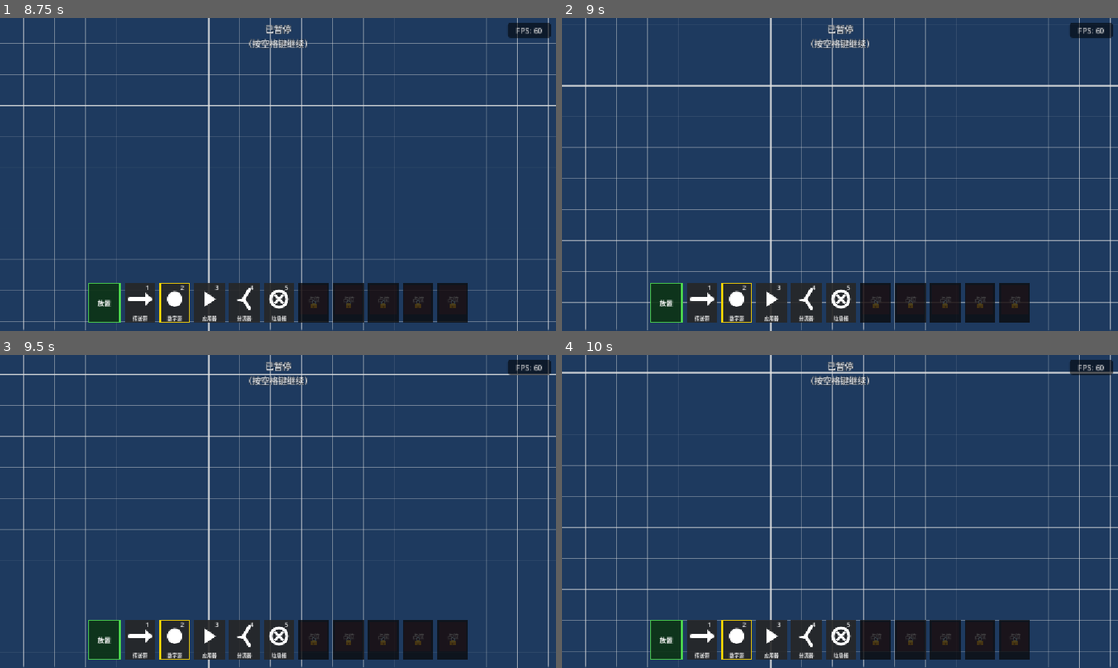
Above: before the commit, frames 1-4 (two rows, left to right).
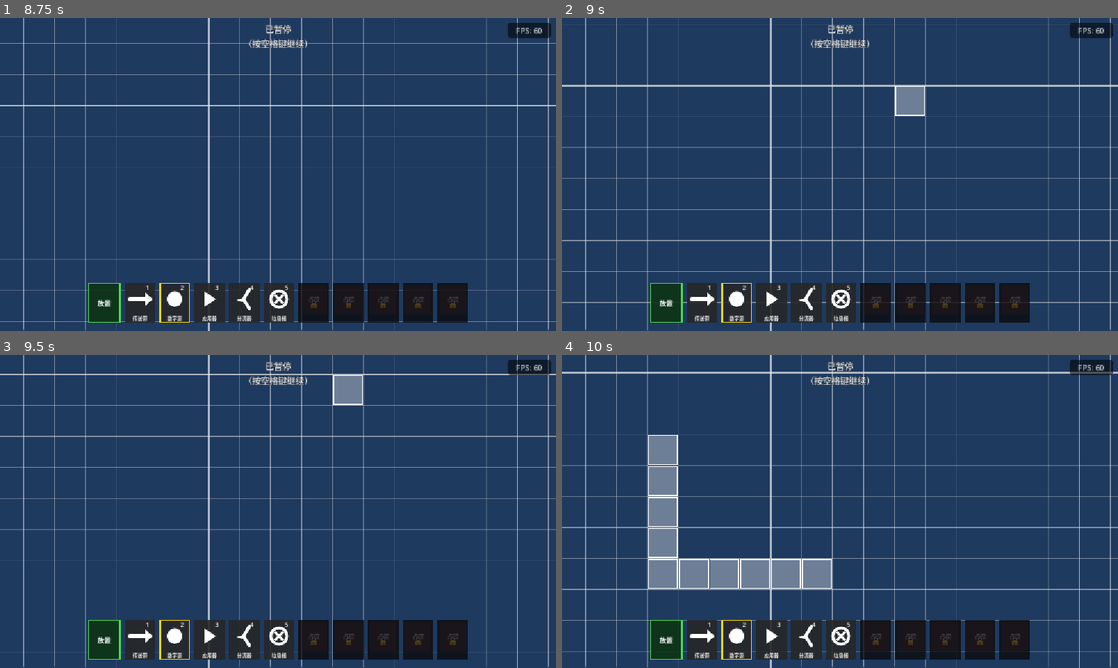
Above: after the commit, the same moments.

Repository: liuyun847/demo
Game: Godot game, scene res://scenes/main.tscn
The game is run twice, just before and just after one commit, with the same random seed, the same clock (stepped at 60 frames per second) and the same inputs.
Inputs (mouse positions are in pixels of both pictures, inside the frame that each line leads up to):
- Up to frame 1 (8.75 s): click "开始游戏" at 0.5 s; tap Enter at 1.25, 2.75, 5 s; drag from (139, 302) to (333, 105) at 1.27 s; tap Space (toggle_pause) at 2, 4.25, 5.75 s; drag from (172, 302) to (250, 237) at 2.02 s; move the mouse to (211, 302) at 2.77 s; hold D (move_right) 2.78-3.5 s; right-click (211, 302) at 2.85 s; click (211, 302) at 2.92 s; drag from (244, 302) to (111, 127) at 3.52 s; drag from (278, 302) to (305, 174) at 4.27 s; drag from (311, 302) to (194, 96) at 5.02 s; move the mouse to (350, 302) at 5.77 s; hold S (move_down) 5.78-6.5 s; tap 2 (slot_2) at 5.85 s; click (350, 302) at 5.92 s; drag from (383, 302) to (166, 190) at 6.52 s; drag from (417, 302) to (333, 105) at 7.27 s; drag from (450, 302) to (250, 237) at 8.02 s
- Up to frame 2 (9 s): move the mouse to (895, 105) at 8.77 s; hold S (move_down) from 8.78 s (still down); tap 6 (slot_6) at 8.85 s
- Up to frame 3 (9.5 s): keep holding S (move_down)
- Up to frame 4 (10 s): release S (move_down) at 9.5 s; drag from (812, 574) to (673, 464) at 9.52 s

Frame 1 is identical in both runs. In frame 2, 0.5% of the frame differs, in the area x 59-66%, y 21-32%; in frame 3, 0.5%; in frame 4, 5.1%, in the area x 15-49%, y 25-75%.
Error before the commit: Parse Error: Identifier "BeltConnection" not declared in the current scope. (res://scripts/building/building_manager.gd:103)

Commit message:
feat: 带子连接视觉——BeltConnection 连接分析与节点绘制
- 新增 BeltConnection.compute 纯静态分析: feed/feeds/exits/taps/fed_by 每格连接信息(含多上游合流/T 形抽取/机器供给)

- BeltNode/BeltSplitterNode 按连接缓存绘制连续连接带(直线/圆角转弯/Y 形/端口接驳), 无缓存回退旧式方向箭头

- MachineNode 端口连接高亮环: 输入被喂=绿环, 输出有承接=白环

- BuildingManager 在建筑增删/清空时刷新 belt_connections 缓存并重绘节点

Diff:
--- /dev/null
+++ b/scripts/machine/belt_connection.gd
@@ -0,0 +1,184 @@
+class_name BeltConnection
+extends RefCounted
+
+## 传送带连接分析（纯静态，无节点依赖，可直接单元测试）。
+## 为每格传送带（含传送带+分流器一体建筑）计算邻居连接信息，供节点绘制
+## 连续连接带/转弯/T 型接驳/端口供料视觉：
+##   feed   ：主喂入边（-1 = 无上游，视觉从格心起画；多条上游时取第一条）
+##   feeds  ：全部喂入边（多上游合流格每条都画带，避免一条入流无带体衔接）
+##   exits  ：物品从哪些边离开本格（带子=自身方向；一体建筑=四向）
+##   taps   ：本格被哪些机器输入口抽取（机器相对本格的偏移，画 T 形支路）
+##   fed_by ：哪些机器的输出口正对本格（机器相对本格的偏移，画接驳短线）
+## 消费方契约：taps/fed_by 存"机器相对本格的轴向单位偏移"，绘制端直接当方向向量乘
+## 系数使用；禁止改回格子坐标（曾因此画出节点外的 45° 白条/超长支路）。
+## 判定规则（与 ItemSimulator 语义一致）：
+##   - 上游带：邻格带子方向迎向本格（N + dir == 本格 → 喂入）
+##   - 机器输出口 == 本格 → 喂入（如数字源出口正对带格）
+##   - 本格 ∈ 机器输入口 → 该机器抽取（taps；一体建筑的视觉输入口除外）
+##   - 机器本体格贴脸直传不经过带子，不在此表范围内（机器侧另行绘制）
+
+# 无上游哨兵
+const NO_FEED: int = -1
+
+## 计算全部带格连接信息，返回 Dictionary[Vector2i, Dictionary]
+static func compute(buildings: Dictionary) -> Dictionary:
+	var result: Dictionary = {}
+	for cell: Vector2i in buildings.keys():
+		var data: BuildingData = buildings[cell] as BuildingData
+		if data == null:
+			continue
+		if MachineSpec.is_belt(data.building_type):
+			result[cell] = _compute_belt_cell(buildings, cell, data, [])
+		elif MachineSpec.is_belt_splitter(data.building_type):
+			# 一体建筑：与带子同样的喂入/抽取分析，出口取四向（get_outs 已返回）
+			var exits: Array[int] = []
+			for off: Vector2i in MachineSpec.get_outs(data.building_type, data.direction):
+				exits.append(offset_to_dir(off))
+			result[cell] = _compute_belt_cell(buildings, cell, data, exits)
+	return result
+
+## 计算单个带格（data 是带子或一体建筑的数据）
+static func _compute_belt_cell(buildings: Dictionary, cell: Vector2i, data: BuildingData, extra_exits: Array[int]) -> Dictionary:
+	var info := {
+		"feed": NO_FEED,
+		"feeds": [],
+		"exits": [],
+		"taps": [],
+		"fed_by": [],
+	}
+	# 出口：自身方向（+ 一体建筑的额外口）
+	var exits: Array[int] = [data.direction]
+	for d: int in extra_exits:
+		if not exits.has(d):
+			exits.append(d)
+	info["exits"] = exits
+	# 喂入边 + 机器抽取 + 机器供给
+	var feeds: Array[int] = []
+	for off: Vector2i in DIR_OFFSETS_ALL:
+		var n: Vector2i = cell + off
+		var n_data: BuildingData = buildings.get(n) as BuildingData
+		if n_data == null:
+			continue
+		if MachineSpec.is_belt(n_data.building_type) or MachineSpec.is_belt_splitter(n_data.building_type):
+			# 上游带/一体建筑（带子语义）→ 喂入；一体建筑的视觉输入口不参与抽取（其输入=自身格）
+			if n_data.direction == offset_to_dir(-off):
+				var edge_dir := offset_to_dir(off)
+				if not feeds.has(edge_dir):
+					feeds.append(edge_dir)
+			continue
+		if not MachineSpec.is_machine(n_data.building_type):
+			continue
+		# 机器：输出口正对本格 → 喂入本格；输入口正对本格 → 本格被抽取
+		# taps/fed_by 记录机器相对本格的偏移（绘制端直接当方向向量用）
+		# 数字源（无方向）：四周相邻带格全部视为被喂入（fed_by），无需对齐输出口
+		if MachineSpec.get_kind(n_data.building_type) == MachineSpec.KIND_NUM_SOURCE:
+			(info["fed_by"] as Array).append(off)
+			continue
+		# 四向分流器：输入口覆盖四周（可能顺带抽取 → 保留 taps），输出不定向
+		# （轮询选择 → 不画 fed_by 接驳短线，由机器本体十字骨架表达输出）
+		var is_splitter: bool = (
+			MachineSpec.get_kind(n_data.building_type) == MachineSpec.KIND_SPLITTER
+			or MachineSpec.get_kind(n_data.building_type) == MachineSpec.KIND_BELT_SPLITTER
+		)
+		# 垃圾桶：输入=本体格（带子推入，由带格出口箭头表达）与面槽（贴脸投递），
+		# 不从带格顺带抽取 → 不画 taps；无输出 → 不画 fed_by
+		var is_trash: bool = MachineSpec.get_kind(n_data.building_type) == MachineSpec.KIND_TRASH
+		var ins: Array[Vector2i] = MachineSpec.get_ins(n_data.building_type, n_data.direction)
+		var outs: Array[Vector2i] = MachineSpec.get_outs(n_data.building_type, n_data.direction)
+		if not is_trash and ins.has(-off):
+			(info["taps"] as Array).append(off)
+		if not is_splitter and not is_trash and outs.has(-off):
+			(info["fed_by"] as Array).append(off)
+	info["feeds"] = feeds
+	info["feed"] = feeds[0] if not feeds.is_empty() else NO_FEED
+	return info
+
+## 偏移向量 → 方向编号（0东 1南 2西 3北）
+static func offset_to_dir(off: Vector2i) -> int:
+	match off:
+		Vector2i(1, 0):
+			return MachineSpec.DIR_E
+		Vector2i(0, 1):
+			return MachineSpec.DIR_S
+		Vector2i(-1, 0):
+			return MachineSpec.DIR_W
+		_:
+			return MachineSpec.DIR_N
+
+# ---------- 绘制助手（BeltNode / BeltSplitterNode 共用；节点坐标系=格心原点） ----------
+
+const BAND_COLOR: Color = Color("#b9c7d9")
+const BAND_EDGE_COLOR: Color = Color(0.16, 0.17, 0.22, 0.85)
+const CHEVRON_COLOR: Color = Color(1, 1, 1, 0.9)
+const TAP_COLOR: Color = Color(0.55, 0.95, 0.65, 0.9)
+const TAP_EDGE_LEN: float = 10.0
+
+## 绘制一格带子的连接带：每条 feed 边（无上游则由格心起）→ 每条 exit 边，
+## 弯折处画圆角；被机器顺带抽取时画 T 形支路（taps 为机器相对本格的偏移）；
+## 机器输出口正对本格时画输入接驳短线（fed_by 为机器相对本格的偏移）。
+static func draw_band(node: CanvasItem, info: Dictionary) -> void:
+	var feeds: Array = info.get("feeds", [])
+	var exits: Array = info.get("exits", [])
+	var taps: Array = info.get("taps", [])
+	var fed_by: Array = info.get("fed_by", [])
+	var half := GameConfig.CELL_SIZE / 2.0
+	# 无上游时单条从格心起画（feed=-1）；多上游时每条喂入边各画一段
+	var feed_dirs: Array = feeds if not feeds.is_empty() else [NO_FEED]
+	for d: int in exits:
+		for f: int in feed_dirs:
+			# 四向分流器出口含上游方向时跳过同向段（防往返线/零长度段）
+			if f != NO_FEED and f == d:
+				continue
+			var start := Vector2.ZERO if f == NO_FEED else Vector2(MachineSpec.dir_to_offset(f)) * half
+			var mid := Vector2.ZERO
+			var end := Vector2(MachineSpec.dir_to_offset(d)) * half
+			_draw_band_segment(node, start, mid, end)
+	# 机器输出口直投本格：画从机器侧边中点向内接驳的短线（输入汇入带体）
+	for machine_off: Vector2i in fed_by:
+		var dv := Vector2(machine_off)
+		node.draw_line(dv * (half - TAP_EDGE_LEN), dv * (half * 0.42), BAND_COLOR, 5.0, true)
+	# T 形支路：本带被机器输入口顺带抽取（与流向垂直时形成 T 接）
+	for tap_off: Vector2i in taps:
+		var dirv := Vector2(tap_off)
+		# 与某条出口同向时不重复画（带体已指向机器）
+		var redundant := false
+		for d: int in exits:
+			if MachineSpec.dir_to_offset(d) == tap_off:
+				redundant = true
+				break
+		if redundant:
+			continue
+		var start := dirv * (half * 0.55)
+		var end := dirv * (half - TAP_EDGE_LEN)
+		node.draw_line(start, end, TAP_COLOR, 5.0, true)
+		_draw_tip(node, end, Vector2(dirv), TAP_COLOR, 5.0)
+
+## 单条带段：起点(边中点或格心) → 格心 → 终点(边中点)，圆角 + 中心暗线 + 雪弗龙
+static func _draw_band_segment(node: CanvasItem, start: Vector2, mid: Vector2, end: Vector2) -> void:
+	var pts := PackedVector2Array([start, mid, end])
+	node.draw_polyline(pts, BAND_COLOR, 14.0, true)
+	node.draw_circle(mid, 7.0, BAND_COLOR)
+	node.draw_polyline(pts, BAND_EDGE_COLOR, 3.0, true)
+	# 出口方向雪弗龙
+	var dirv := (end - start).normalized()
+	var base := mid.lerp(end, 0.62)
+	var tip := base + dirv * 6.0
+	var perp := Vector2(-dirv.y, dirv.x)
+	node.draw_colored_polygon(
+		PackedVector2Array([tip, base + perp * 4.2, base - perp * 4.2]),
+		CHEVRON_COLOR
+	)
+
+## 小箭头尖（T 支路/供给指向机器时用）
+static func _draw_tip(node: CanvasItem, base: Vector2, dir: Vector2, color: Color, size: float) -> void:
+	var tip := base + dir.normalized() * size
+	var perp := Vector2(-dir.y, dir.x)
+	node.draw_colored_polygon(
+		PackedVector2Array([tip, base + perp * size * 0.7, base - perp * size * 0.7]),
+		color
+	)
+
+## 四方向偏移（喂入/抽取扫描用）
+const DIR_OFFSETS_ALL: Array[Vector2i] = [
+	Vector2i(1, 0), Vector2i(0, 1), Vector2i(-1, 0), Vector2i(0, -1),
+]
--- a/scripts/machine/belt_node.gd
+++ b/scripts/machine/belt_node.gd
@@ -4,6 +4,8 @@
 ## 传送带节点：持有朝向并绘制推进箭头。
 ## 朝向 (direction)：0东 1南 2西 3北（MachineSpec.DIR_*，与数据一致）。
 ## 物品推进由 ItemSimulator 负责，节点仅负责视觉。
+## 视觉：底格 + 内槽 + 连接带（BeltConnection.compute 结果）——带子按邻居关系
+## 绘制连续连接带（直线/转弯/T 接/端口供料），无连接信息时回退旧式方向箭头。
 
 var direction: int = MachineSpec.DIR_E
 var building_type: String = MachineSpec.T_BELT
@@ -28,16 +30,23 @@
 	var size := float(GameConfig.BUILDING_SIZE)
 	var color: Color = MachineSpec.get_color(MachineSpec.T_BELT)
 	# 底色
-	draw_rect(Rect2(-half, -half, size, size), Color(color, 0.55))
+	draw_rect(Rect2(-half, -half, size, size), Color(color, 0.35))
 	draw_rect(Rect2(-half, -half, size, size), Color(0.2, 0.2, 0.2), false, 2.0)
 	# 内槽（物品承载面）
 	var inset := 10.0
 	draw_rect(Rect2(-half + inset, -half + inset, size - inset * 2.0, size - inset * 2.0),
 		Color(0.15, 0.15, 0.18, 0.6))
-	# 方向箭头
-	_draw_arrow(direction)
+	# 连接带（从 BuildingManager 的连接缓存读取；无缓存时回退旧样式）
+	var bm := get_parent() as BuildingManager
+	var info: Dictionary = {}
+	if bm != null:
+		info = bm.belt_connections.get(grid_position, {})
+	if info.is_empty():
+		_draw_arrow(direction)
+	else:
+		BeltConnection.draw_band(self, info)
 
-## 绘制朝向箭头（三角形）
+## 绘制旧式朝向箭头（三角形；无连接信息时的回退）
 func _draw_arrow(dir: int) -> void:
 	var tip := Vector2.ZERO
 	var base_dir := Vector2.ZERO
--- a/scripts/machine/belt_splitter_node.gd
+++ b/scripts/machine/belt_splitter_node.gd
@@ -3,7 +3,7 @@
 
 ## 传送带+分流器一体建筑节点（分流器放在传送带上时自动转换）。
 ## 视觉=传送带底（底色/内槽/方向箭头）+ 分流器盒体（复用 MachineNode 绘制）。
-## 物品流由 ItemSimulator 处理：物品经上游带流入本格，分流器交替送前/左口。
+## 物品流由 ItemSimulator 处理：物品经上游带流入本格（自身格优先读取），四向均分轮询输出。
 
 func _init() -> void:
 	building_type = MachineSpec.T_BELT_SPLITTER
@@ -11,25 +11,41 @@
 ## 一体建筑的工具提示：注明自带传送带层
 func get_tooltip_summary() -> Dictionary:
 	var summary := super.get_tooltip_summary()
-	summary["行为"] = "装在传送带上：交替分流（前口/左口）"
-	summary["传送带"] = "物品沿带流入本格，分流后继续流动"
+	summary["行为"] = "装在传送带上：四向分流（任意口进出，均分轮询，不阻塞）"
+	summary["传送带"] = "物品沿带流入本格（自身格优先读取），分流后继续流动"
 	return summary
 
 func _draw() -> void:
 	_build_belt_base()
 	super._draw()
 
-## 传送带底：与 BeltNode 同风格（底色 + 内槽 + 方向箭头）
+## 传送带底：与 BeltNode 同风格（底色 + 内槽 + 连接带/Y 形出口）
 func _build_belt_base() -> void:
 	var half := GameConfig.BUILDING_SIZE / 2.0
 	var size := float(GameConfig.BUILDING_SIZE)
 	var color: Color = MachineSpec.get_color(MachineSpec.T_BELT)
-	draw_rect(Rect2(-half, -half, size, size), Color(color, 0.55))
+	draw_rect(Rect2(-half, -half, size, size), Color(color, 0.35))
 	draw_rect(Rect2(-half, -half, size, size), Color(0.2, 0.2, 0.2), false, 2.0)
 	var inset := 10.0
 	draw_rect(Rect2(-half + inset, -half + inset, size - inset * 2.0, size - inset * 2.0),
 		Color(0.15, 0.15, 0.18, 0.6))
-	_draw_direction_arrow(direction)
+	# 出口 = 四向（均分轮询）；无连接信息时回退四向十字短线
+	var bm := get_parent() as BuildingManager
+	var info: Dictionary = {}
+	if bm != null:
+		info = bm.belt_connections.get(grid_position, {})
+	if info.is_empty():
+		_draw_four_way_stubs()
+	else:
+		BeltConnection.draw_band(self, info)
+
+## 四向十字短线：无连接信息时表示"任意口进出"（对称，不画方向箭头）
+func _draw_four_way_stubs() -> void:
+	var half := GameConfig.CELL_SIZE / 2.0
+	for off: Vector2i in [Vector2i(1, 0), Vector2i(0, 1), Vector2i(-1, 0), Vector2i(0, -1)]:
+		var dv := Vector2(off)
+		draw_line(dv * (half * 0.5), dv * (half - 6.0), BeltConnection.BAND_COLOR, 5.0, true)
+		BeltConnection._draw_tip(self, dv * (half - 6.0), dv, Color(0.9, 0.9, 0.95, 0.95), 5.0)
 
 ## 方向箭头（三角形，复制 BeltNode 视角；后续可提取共用，暂且保持独立）
 func _draw_direction_arrow(dir: int) -> void:
--- /dev/null
+++ b/tests/unit/test_belt_connection.gd
@@ -0,0 +1,148 @@
+extends GutTest
+
+## BeltConnection 连接分析单元测试：带子连接/转向视觉的数据源。
+
+var _buildings: Dictionary = {}
+
+func before_each() -> void:
+	_buildings = {}
+
+func after_each() -> void:
+	_buildings = {}
+
+func _bd(type_id: String, dir: int = MachineSpec.DIR_E) -> BuildingData:
+	var d := BuildingData.new()
+	d.building_type = type_id
+	d.direction = dir
+	return d
+
+func _info(cell: Vector2i) -> Dictionary:
+	var computed := BeltConnection.compute(_buildings)
+	return computed.get(cell, {})
+
+# ---------- 基本连接 ----------
+
+func test_straight_chain_links_back_and_front() -> void:
+	_buildings[Vector2i(1, 0)] = _bd(MachineSpec.T_BELT, MachineSpec.DIR_E)
+	_buildings[Vector2i(2, 0)] = _bd(MachineSpec.T_BELT, MachineSpec.DIR_E)
+	var info: Dictionary = _info(Vector2i(2, 0))
+	assert_eq(info.get("feed", -99), MachineSpec.DIR_W, "下游带应被同向上游带喂入")
+	assert_eq(info.get("exits", []), [MachineSpec.DIR_E], "出口 = 自身方向")
+	assert_eq(info.get("taps", []), [], "无机器抽取")
+	assert_eq(info.get("fed_by", []), [], "无机器供给")
+
+func test_first_belt_of_chain_no_feed() -> void:
+	# 直线链首带：无带子上游（机器供给只记录 fed_by，不算 feed）
+	_buildings[Vector2i(1, 0)] = _bd(MachineSpec.T_BELT)
+	_buildings[Vector2i(2, 0)] = _bd(MachineSpec.T_BELT)
+	var info: Dictionary = _info(Vector2i(1, 0))
+	assert_eq(info.get("feed", -99), BeltConnection.NO_FEED, "首带无上游带子")
+	assert_eq(info.get("fed_by", []), [], "首带也无机器供给")
+
+func test_corner_turn_geometry() -> void:
+	# 存档第二行合流布局: (2,-4) E → (3,-4) S → (3,-3) E
+	_buildings[Vector2i(2, -4)] = _bd(MachineSpec.T_BELT, MachineSpec.DIR_E)
+	_buildings[Vector2i(3, -4)] = _bd(MachineSpec.T_BELT, MachineSpec.DIR_S)
+	_buildings[Vector2i(3, -3)] = _bd(MachineSpec.T_BELT, MachineSpec.DIR_E)
+	var info34: Dictionary = _info(Vector2i(3, -4))
+	assert_eq(info34.get("feed", -99), MachineSpec.DIR_W, "拐角带从西侧被喂入")
+	assert_eq(info34.get("feeds", []), [MachineSpec.DIR_W])
+	assert_eq(info34.get("exits", []), [MachineSpec.DIR_S], "拐角带向南出")
+	var info33: Dictionary = _info(Vector2i(3, -3))
+	assert_eq(info33.get("feed", -99), MachineSpec.DIR_N, "北向带喂入同向输出带（T 合流角）")
+	assert_eq(info33.get("exits", []), [MachineSpec.DIR_E])
+
+func test_merge_cell_records_all_feeds() -> void:
+	# 西带朝 E 与 北带朝 S 同时喂入同一带格: feeds 应记录两条喂入边
+	_buildings[Vector2i(0, 0)] = _bd(MachineSpec.T_BELT, MachineSpec.DIR_E)
+	_buildings[Vector2i(1, -1)] = _bd(MachineSpec.T_BELT, MachineSpec.DIR_S)
+	_buildings[Vector2i(1, 0)] = _bd(MachineSpec.T_BELT, MachineSpec.DIR_E)
+	var info: Dictionary = _info(Vector2i(1, 0))
+	assert_eq(info.get("feeds", []), [MachineSpec.DIR_W, MachineSpec.DIR_N], "合流格应记录两条喂入边")
+	assert_eq(info.get("feed", -99), MachineSpec.DIR_W, "主喂入边=第一条（扫描序 E→S→W→N）")
+
+func test_dead_end_belt_keeps_exit() -> void:
+	_buildings[Vector2i(0, 0)] = _bd(MachineSpec.T_BELT)
+	var info: Dictionary = _info(Vector2i(0, 0))
+	assert_eq(info.get("exits", []), [MachineSpec.DIR_E], "孤立带仍指向自身方向")
+	assert_eq(info.get("feed", -99), BeltConnection.NO_FEED)
+
+# ---------- 机器供给 / 抽取 ----------
+
+func test_machine_output_feeds_belt_cell() -> void:
+	# 数字源(0,-1) E 输出口 == 带格 (1,-1)
+	_buildings[Vector2i(0, -1)] = _bd(MachineSpec.T_NUM_SOURCE)
+	_buildings[Vector2i(1, -1)] = _bd(MachineSpec.T_BELT)
+	var info: Dictionary = _info(Vector2i(1, -1))
+	assert_eq(info.get("fed_by", []), [Vector2i(-1, 0)], "数字源输出口应喂入带格（fed_by 记录相对偏移）")
+	assert_eq(info.get("feed", -99), BeltConnection.NO_FEED, "机器供给不算带子上游（band 从中心起画）")
+
+func test_belt_cell_as_machine_input_taps() -> void:
+	# 存档第一行: 带格 (1,-3) 是分流器 (2,-3) 的输入口 → 顺带抽取（T 形支路）
+	_buildings[Vector2i(1, -3)] = _bd(MachineSpec.T_BELT)
+	_buildings[Vector2i(2, -3)] = _bd(MachineSpec.T_SPLITTER)
+	var info: Dictionary = _info(Vector2i(1, -3))
+	assert_eq(info.get("taps", []), [Vector2i(1, 0)], "带格是机器输入口 → taps 记录机器相对偏移")
+
+func test_num_source_feeds_any_adjacent_belt_cell() -> void:
+	# 数字源（无方向）：四周相邻带格全部视为被喂入（fed_by），无需对齐输出口
+	_buildings[Vector2i(0, -1)] = _bd(MachineSpec.T_NUM_SOURCE)  # 源在北侧
+	_buildings[Vector2i(0, 0)] = _bd(MachineSpec.T_BELT)
+	var info: Dictionary = _info(Vector2i(0, 0))
+	assert_eq(info.get("fed_by", []), [Vector2i(0, -1)], "源在北侧 → 带格 fed_by 记录相对偏移")
+	assert_eq(info.get("feed", -99), BeltConnection.NO_FEED, "数字源不是带子上游（band 从中心起画）")
+
+func test_num_source_does_not_tap_belt() -> void:
+	# 数字源无输入口：相邻带格不应产生 taps（抽取）支路
+	_buildings[Vector2i(0, 0)] = _bd(MachineSpec.T_NUM_SOURCE)
+	_buildings[Vector2i(1, 0)] = _bd(MachineSpec.T_BELT)
+	var info: Dictionary = _info(Vector2i(1, 0))
+	assert_eq(info.get("taps", []), [], "数字源不抽取带格物品")
+	assert_eq(info.get("fed_by", []), [Vector2i(-1, 0)], "源应喂入相邻带格")
+
+func test_belt_splitter_four_exits() -> void:
+	_buildings[Vector2i(0, 0)] = _bd(MachineSpec.T_BELT)
+	_buildings[Vector2i(1, 0)] = _bd(MachineSpec.T_BELT_SPLITTER)
+	var info: Dictionary = _info(Vector2i(1, 0))
+	assert_eq(info.get("feed", -99), MachineSpec.DIR_W, "上游带喂入一体建筑")
+	assert_eq(info.get("exits", []), [MachineSpec.DIR_E, MachineSpec.DIR_S, MachineSpec.DIR_W, MachineSpec.DIR_N], "一体建筑出口 = 四向")
+
+func test_belt_splitter_body_receives_machine_output() -> void:
+	# 一体建筑格是带子语义：分流器四向输入口覆盖一体建筑格 → 保留 taps（可能抽取）；
+	# 分流器输出不定向（轮询）→ 不画 fed_by
+	_buildings[Vector2i(0, 0)] = _bd(MachineSpec.T_SPLITTER)
+	_buildings[Vector2i(1, 0)] = _bd(MachineSpec.T_BELT_SPLITTER)
+	var info: Dictionary = _info(Vector2i(1, 0))
+	assert_eq(info.get("fed_by", []), [], "四向分流器不画 fed_by（输出不定向）")
+	assert_eq(info.get("taps", []), [Vector2i(-1, 0)], "四向分流器 ins 覆盖 → 保留 taps（可能抽取）")
+
+func test_trash_does_not_tap_belt() -> void:
+	# 垃圾桶不从带格顺带抽取（输入=本体格推入/面槽投递）：相邻带格不应产生 taps
+	_buildings[Vector2i(0, 0)] = _bd(MachineSpec.T_TRASH)
+	_buildings[Vector2i(1, 0)] = _bd(MachineSpec.T_BELT)
+	var info: Dictionary = _info(Vector2i(1, 0))
+	assert_eq(info.get("taps", []), [], "垃圾桶不抽取带格物品")
+	assert_eq(info.get("fed_by", []), [], "垃圾桶无输出，不画 fed_by")
+
+func test_taps_fed_by_offsets_are_axial() -> void:
+	# 回归防护：绘制端把 taps/fed_by 当方向向量用，存储必须是四方向单位偏移
+	# （曾误存机器格子坐标，绘制时画出节点外的 45° 白条/超长支路）
+	var axial: Array[Vector2i] = [
+		Vector2i(1, 0), Vector2i(0, 1), Vector2i(-1, 0), Vector2i(0, -1)]
+	_buildings[Vector2i(1, -3)] = _bd(MachineSpec.T_BELT)
+	_buildings[Vector2i(2, -3)] = _bd(MachineSpec.T_SPLITTER)
+	_buildings[Vector2i(0, -1)] = _bd(MachineSpec.T_NUM_SOURCE)
+	_buildings[Vector2i(1, -1)] = _bd(MachineSpec.T_BELT)
+	var computed := BeltConnection.compute(_buildings)
+	for cell: Vector2i in computed.keys():
+		var info: Dictionary = computed[cell]
+		for tap: Vector2i in info.get("taps", []):
+			assert_true(axial.has(tap), "taps 偏移必须是轴向单位向量: %s" % str(tap))
+		for fed: Vector2i in info.get("fed_by", []):
+			assert_true(axial.has(fed), "fed_by 偏移必须是轴向单位向量: %s" % str(fed))
+
+func test_compute_skips_empty() -> void:
+	var computed := BeltConnection.compute(_buildings)
+	assert_eq(computed.size(), 0, "空建筑集返回空结果")
+	computed = BeltConnection.compute({Vector2i(3, 3): _bd(MachineSpec.T_APPLIER)})
+	assert_eq(computed.size(), 0, "非带子建筑不进入连接表")
Not shown, added: scripts/machine/belt_connection.gd.uid
Not shown, added: tests/unit/test_belt_connection.gd.uid
